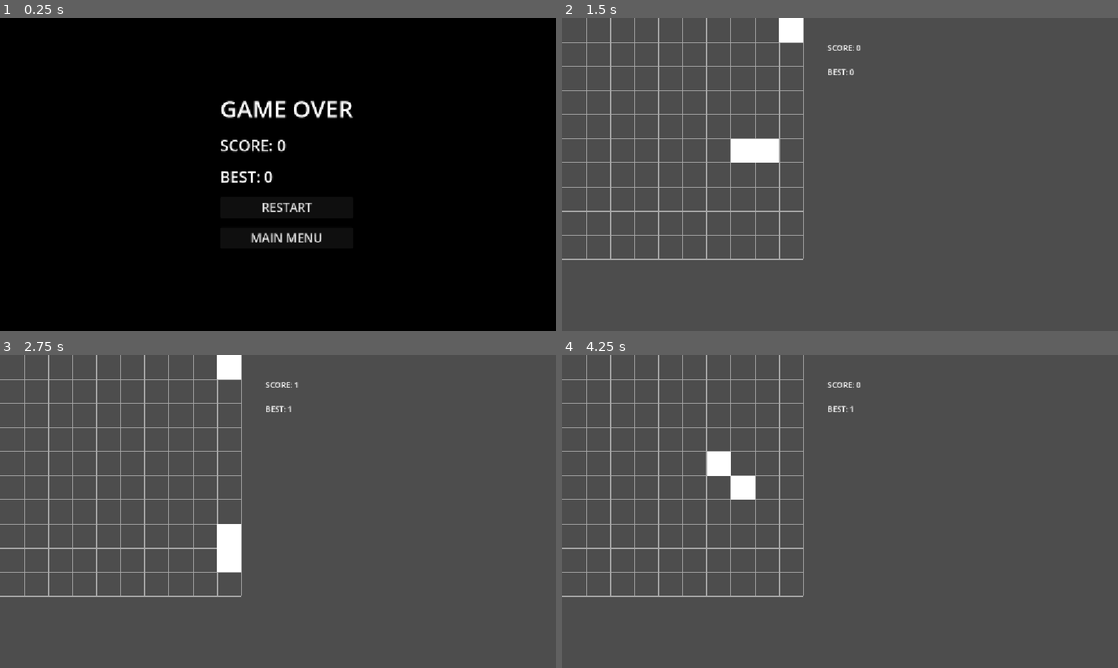
Above: before the commit, frames 1-4 (two rows, left to right).
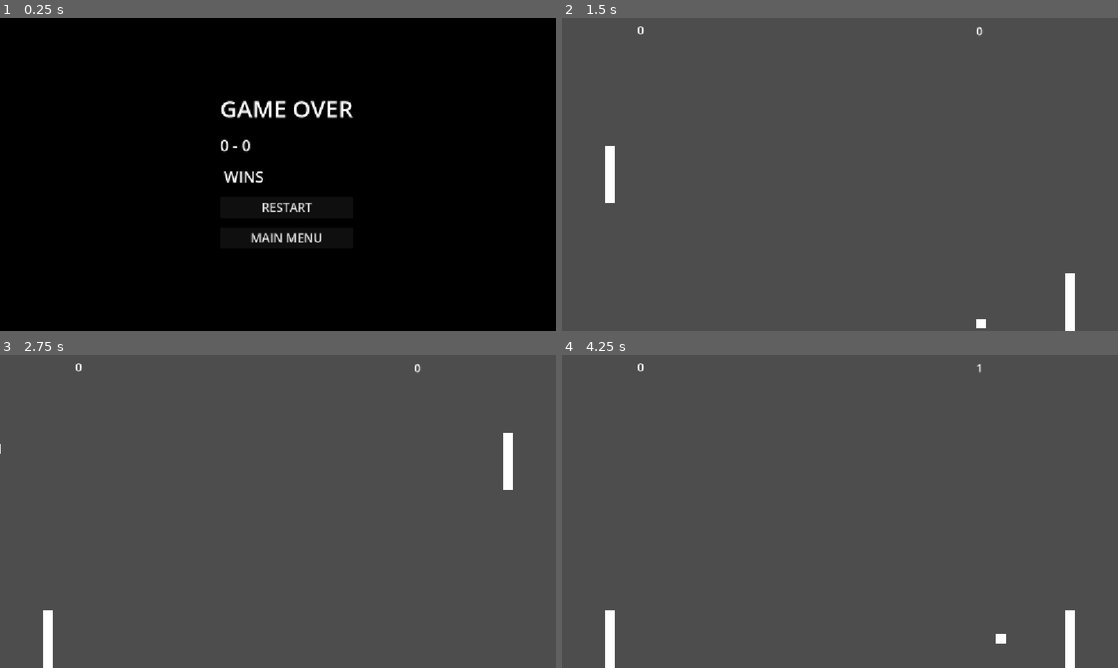
Above: after the commit, the same moments.

Repository: ksaicharan0047j-dot/Arcade_01
Game: Godot game, scene res://scenes/game_over.tscn
Two runs of this game, one before a commit and one after it. Both use one fixed random seed, a clock stepped at 60 frames per second and the inputs below. This scene is started directly instead of the project's main scene.
Inputs (mouse positions are in pixels of both pictures, inside the frame that each line leads up to):
- Up to frame 1 (0.25 s): no input
- Up to frame 2 (1.5 s): click "RESTART" at 0.5 s; tap Enter (ui_accept) at 1.25 s; move the mouse to (962, 158) at 1.27 s; hold Right (ui_right) from 1.28 s (still down); tap Space (shoot) at 1.35 s; click (962, 158) at 1.42 s
- Up to frame 3 (2.75 s): tap Enter (ui_accept) at 1.52, 2.27 s; move the mouse to (166, 527) at 2.02 s; release Right (ui_right) at 2.03 s; hold Down (ui_down) from 2.03 s (still down); tap Alt at 2.1 s
- Up to frame 4 (4.25 s): move the mouse to (895, 442) at 2.77 s; release Down (ui_down) at 2.78 s; hold Right (ui_right) 2.78-3.5 s; tap Shift at 2.85 s; click (851, 545) at 3.5 s, where only the run before the commit has a clickable "RESTART"

The runs differ from the first frame. In frame 1, 0.5% of the frame differs, in the area x 39-52%, y 38-53%; in frame 2, 4.2%, in the area x 0-93%, y 0-100%; in frame 3, 4.2%; in frame 4, 4.0%.

Commit message:
added ping pong game

Diff:
--- /dev/null
+++ b/scenes/game_over_pong.tscn
@@ -0,0 +1,62 @@
+[gd_scene format=3 uid="uid://d0dpyqmshyoul"]
+
+[ext_resource type="Script" uid="uid://djo0kvomaa771" path="res://scripts/game_over.gd" id="1_0tehk"]
+
+[node name="GameOverPong" type="Control" unique_id=1202122123]
+layout_mode = 3
+anchors_preset = 0
+offset_right = 40.0
+offset_bottom = 40.0
+script = ExtResource("1_0tehk")
+
+[node name="ColorRect" type="ColorRect" parent="." unique_id=1990545222]
+layout_mode = 1
+anchors_preset = 15
+anchor_right = 1.0
+anchor_bottom = 1.0
+offset_right = 1117.0
+offset_bottom = 615.0
+grow_horizontal = 2
+grow_vertical = 2
+color = Color(0, 0, 0, 1)
+
+[node name="VBoxContainer" type="VBoxContainer" parent="." unique_id=349389186]
+layout_mode = 1
+anchors_preset = -1
+anchor_right = 28.875002
+anchor_bottom = 16.344
+offset_left = 456.0
+offset_top = 41.0
+offset_right = -423.00012
+offset_bottom = -63.76001
+theme_override_constants/separation = 20
+alignment = 1
+
+[node name="GameOverLabel" type="Label" parent="VBoxContainer" unique_id=455709611]
+layout_mode = 2
+theme_override_font_sizes/font_size = 48
+text = "GAME OVER"
+
+[node name="ScoreLabel" type="Label" parent="VBoxContainer" unique_id=1146496407]
+layout_mode = 2
+theme_override_font_sizes/font_size = 32
+text = "Score: 0"
+
+[node name="HighScoreLabel" type="Label" parent="VBoxContainer" unique_id=1794707826]
+layout_mode = 2
+theme_override_font_sizes/font_size = 32
+text = "Best: 0"
+
+[node name="RestartButton" type="Button" parent="VBoxContainer" unique_id=1682681048]
+layout_mode = 2
+theme_override_font_sizes/font_size = 25
+text = "RESTART"
+
+[node name="MenuButton" type="Button" parent="VBoxContainer" unique_id=858524937]
+layout_mode = 2
+theme_override_font_sizes/font_size = 25
+text = "MAIN MENU
+"
+
+[connection signal="pressed" from="VBoxContainer/RestartButton" to="." method="_on_restart_button_pressed"]
+[connection signal="pressed" from="VBoxContainer/MenuButton" to="." method="_on_menu_button_pressed"]
--- /dev/null
+++ b/scenes/pong_game.tscn
@@ -0,0 +1,54 @@
+[gd_scene format=3 uid="uid://d3ejre2xh8t1o"]
+
+[ext_resource type="Script" uid="uid://dd4l83hoqycrb" path="res://scripts/pong_game.gd" id="1_n7qpn"]
+[ext_resource type="Script" uid="uid://bphkkysy6wl6p" path="res://scripts/player_paddle.gd" id="2_p0vad"]
+[ext_resource type="Script" uid="uid://dtgxinijh4b12" path="res://scripts/ai_paddel.gd" id="3_5xnyk"]
+[ext_resource type="Script" uid="uid://b7ljjdgxlxhnp" path="res://scripts/ball.gd" id="4_ydl0t"]
+
+[sub_resource type="RectangleShape2D" id="RectangleShape2D_oa0an"]
+size = Vector2(20, 120)
+
+[sub_resource type="RectangleShape2D" id="RectangleShape2D_8v2cl"]
+size = Vector2(20, 120)
+
+[sub_resource type="RectangleShape2D" id="RectangleShape2D_p0vad"]
+
+[node name="PongGame" type="Node2D" unique_id=644212533]
+script = ExtResource("1_n7qpn")
+
+[node name="PlayerPaddle" type="CharacterBody2D" parent="." unique_id=1986657558]
+position = Vector2(100, 324)
+script = ExtResource("2_p0vad")
+
+[node name="CollisionShape2D" type="CollisionShape2D" parent="PlayerPaddle" unique_id=2084867763]
+shape = SubResource("RectangleShape2D_oa0an")
+
+[node name="AIPaddle" type="CharacterBody2D" parent="." unique_id=1578134944]
+position = Vector2(1052, 324)
+script = ExtResource("3_5xnyk")
+
+[node name="CollisionShape2D" type="CollisionShape2D" parent="AIPaddle" unique_id=1689755789]
+shape = SubResource("RectangleShape2D_8v2cl")
+
+[node name="Ball" type="CharacterBody2D" parent="." unique_id=425593875]
+position = Vector2(576, 324)
+script = ExtResource("4_ydl0t")
+
+[node name="CollisionShape2D" type="CollisionShape2D" parent="Ball" unique_id=644031389]
+shape = SubResource("RectangleShape2D_p0vad")
+
+[node name="CanvasLayer" type="CanvasLayer" parent="." unique_id=290225724]
+
+[node name="PlayerScore" type="Label" parent="CanvasLayer" unique_id=47063657]
+offset_left = 156.0
+offset_top = 8.0
+offset_right = 196.0
+offset_bottom = 31.0
+theme_override_font_sizes/font_size = 24
+
+[node name="AIScore" type="Label" parent="CanvasLayer" unique_id=2047104616]
+offset_left = 858.0
+offset_top = 10.0
+offset_right = 898.0
+offset_bottom = 33.0
+theme_override_font_sizes/font_size = 24
--- /dev/null
+++ b/scripts/ai_paddel.gd
@@ -0,0 +1,15 @@
+extends CharacterBody2D
+
+const SPEED = 350.0
+var ball
+func _ready():
+	queue_redraw()
+	ball = get_parent().get_node("Ball")
+func _physics_process(delta):
+	if ball.position.y < position.y - 20:
+		position.y -= SPEED * delta
+	elif ball.position.y > position.y + 20:
+		position.y += SPEED * delta
+	position.y = clamp(position.y,60,588)
+func _draw():
+	draw_rect(Rect2(-10,-60,20,120),Color.WHITE)
--- /dev/null
+++ b/scripts/ball.gd
@@ -0,0 +1,45 @@
+extends CharacterBody2D
+
+var ball_velocity = Vector2(700, 350)
+
+func _physics_process(delta):
+
+	position += ball_velocity * delta
+
+	# Top / Bottom wall bounce
+	if position.y <= 10:
+		position.y = 10
+		ball_velocity.y *= -1
+
+	if position.y >= 638:
+		position.y = 638
+		ball_velocity.y *= -1
+
+	var player = get_parent().get_node("PlayerPaddle")
+	var ai = get_parent().get_node("AIPaddle")
+
+	# Player paddle collision
+	if abs(position.x - player.position.x) < 20 and abs(position.y - player.position.y) < 60:
+
+		if ball_velocity.x < 0:
+			ball_velocity.x *= -1
+
+	# AI paddle collision
+	if abs(position.x - ai.position.x) < 20 and abs(position.y - ai.position.y) < 60:
+
+		if ball_velocity.x > 0:
+			ball_velocity.x *= -1
+
+	# Left goal (AI scores)
+	if position.x < -20:
+		get_parent().player_scored_ai()
+
+	# Right goal (Player scores)
+	if position.x > 1172:
+		get_parent().player_scored_player()
+
+func _draw():
+	draw_rect(Rect2(-10, -10, 20, 20),Color.WHITE)
+
+func _ready():
+	queue_redraw()
--- a/scripts/game_over.gd
+++ b/scripts/game_over.gd
@@ -1,11 +1,15 @@
 extends Control
 
 func _ready():
-	$VBoxContainer/ScoreLabel.text = "SCORE: " + str(Global.final_snake_score)
-	$VBoxContainer/HighScoreLabel.text = "BEST: " + str(Global.best_snake_score)
+	$VBoxContainer/HighScoreLabel.text = Global.pong_winner + " WINS"
 
+	$VBoxContainer/ScoreLabel.text = (
+	str(Global.pong_player_score)
+	+ " - " +
+	str(Global.pong_ai_score)
+)
 func _on_restart_button_pressed() -> void:
-	get_tree().change_scene_to_file("res://scenes/snake_game.tscn")
+	get_tree().change_scene_to_file("res://scenes/pong_game.tscn")
 
 
 func _on_menu_button_pressed() -> void:
--- a/scripts/global.gd
+++ b/scripts/global.gd
@@ -5,3 +5,6 @@
 var best_time = 99999.9
 var best_snake_score = 0
 var final_snake_score = 0
+var pong_winner = ""
+var pong_player_score = 0
+var pong_ai_score = 0
--- /dev/null
+++ b/scripts/player_paddle.gd
@@ -0,0 +1,13 @@
+extends CharacterBody2D
+
+const SPEED = 500.0
+func _physics_process(delta):
+	if Input.is_action_pressed("ui_up"):
+		position.y -= SPEED * delta
+	if Input.is_action_pressed("ui_down"):
+		position.y += SPEED * delta
+	position.y = clamp(position.y,60,588)
+func _draw():
+	draw_rect(Rect2(-10,-60,20,120),Color.WHITE)
+func _ready():
+	queue_redraw()
--- /dev/null
+++ b/scripts/pong_game.gd
@@ -0,0 +1,40 @@
+extends Node2D
+
+var player_score = 0
+var ai_score = 0
+@onready var player_label = $CanvasLayer/PlayerScore
+@onready var ai_label = $CanvasLayer/AIScore
+func _process(_delta):
+	player_label.text = str(player_score)
+	ai_label.text = str(ai_score)
+func player_scored_player():
+	player_score += 1
+	$Ball.position = Vector2(576,324)
+	$Ball.ball_velocity = Vector2(-400,250)
+	check_winner()
+func player_scored_ai():
+	ai_score += 1
+	$Ball.position = Vector2(576,324)
+	$Ball.ball_velocity = Vector2(400,250)
+	check_winner()
+func check_winner():
+
+	if player_score >= 5:
+
+		Global.pong_winner = "PLAYER"
+		Global.pong_player_score = player_score
+		Global.pong_ai_score = ai_score
+
+		get_tree().change_scene_to_file(
+			"res://scenes/game_over_pong.tscn"
+		)
+
+	if ai_score >= 5:
+
+		Global.pong_winner = "AI"
+		Global.pong_player_score = player_score
+		Global.pong_ai_score = ai_score
+
+		get_tree().change_scene_to_file(
+			"res://scenes/game_over_pong.tscn"
+		)
Not shown, added: scripts/ai_paddel.gd.uid
Not shown, added: scripts/ball.gd.uid
Not shown, added: scripts/player_paddle.gd.uid
Not shown, added: scripts/pong_game.gd.uid
